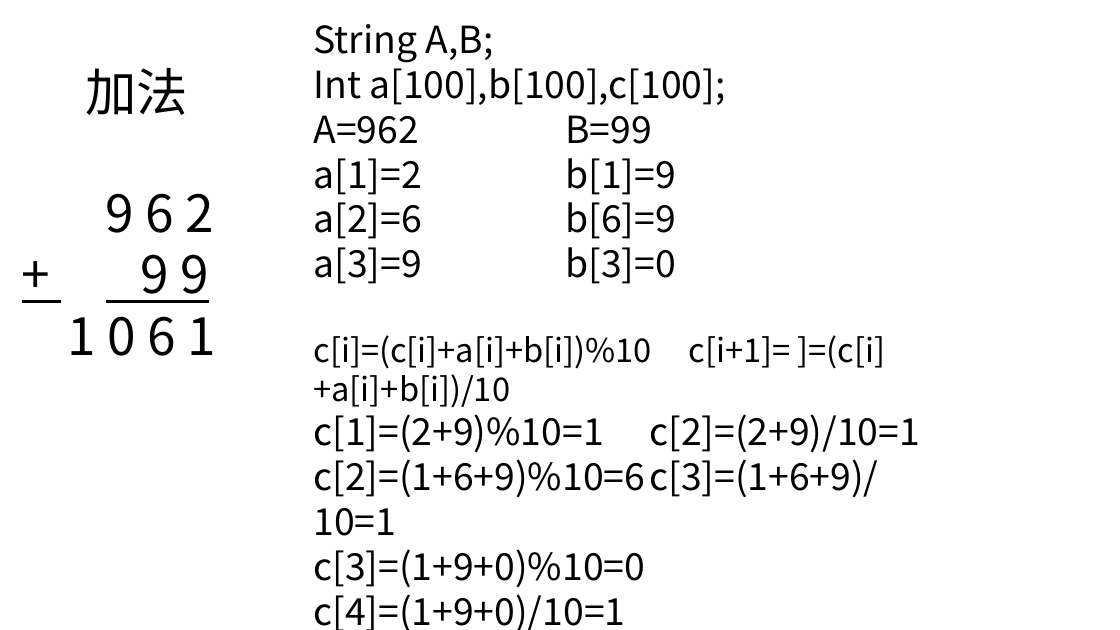
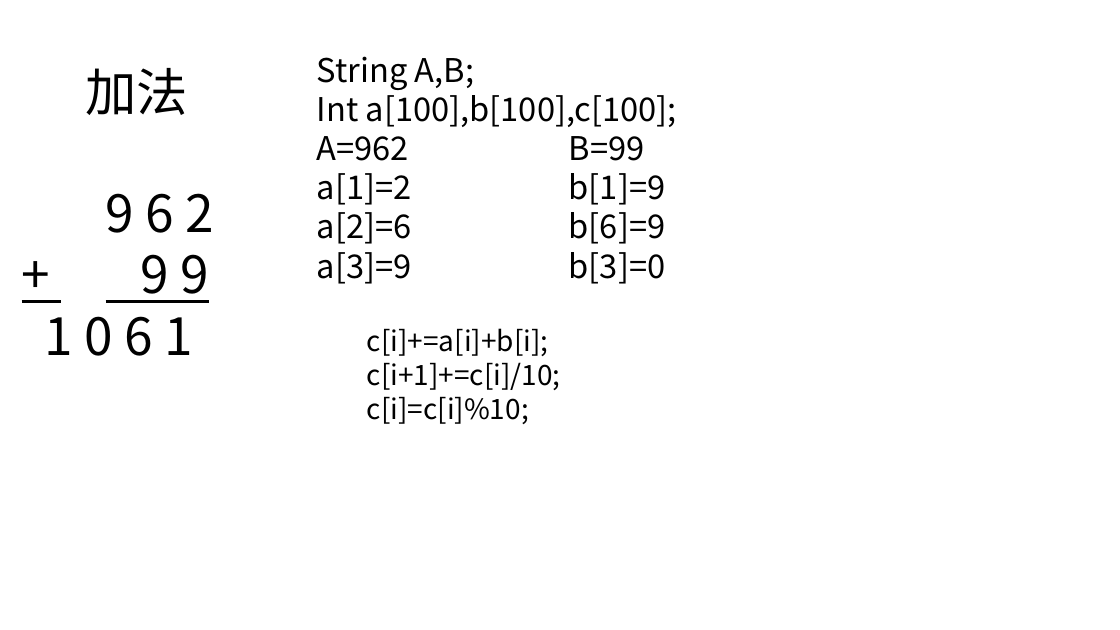
Before and after one commit to Adnios/Class, a slide deck: slide 6 of C++资料包/递推与递归/递推与递归.pptx. Drawn at 1120x630 pixels with LibreOffice and Linux fonts; fonts in the diff are those of the drawing. Boxes give left, top, right and bottom in pixels: in the first picture for what was removed or moved away, otherwise in the second. Text is boxed around its words. In the diff, an @@ line names an element or a change of style, - is before the commit and + after.

```diff
--- a/C++资料包/递推与递归/递推与递归.pptx
+++ b/C++资料包/递推与递归/递推与递归.pptx
@@ text "String A,B;": place and size @@
-text "String A,B;" at <box>313,24,920,630</box>
+text "String A,B;" at <box>317,56,677,424</box>
@@ text at <box>317,56,677,284</box>: size 32 to 28 pt in "String A,B;", "Int a[100],b[100],c[100];", "A=962 B=99", "a[1]=2 b[1]=9" and 2 more places @@
@@ text "9 6 2" rewrapped from <box>68,193,215,356</box> to <box>45,193,213,356</box> @@
@@ text at <box>367,328,561,424</box>: text changed; size 32 to 24 pt @@
-c[i]=(c[i]+a[i]+b[i])%10 c[i+1]= ]=(c[i]+a[i]+b[i])/10
-c[1]=(2+9)%10=1 c[2]=(2+9)/10=1
-c[2]=(1+6+9)%10=6 c[3]=(1+6+9)/10=1
-c[3]=(1+9+0)%10=0 c[4]=(1+9+0)/10=1
+c[i]+=a[i]+b[i];
+c[i+1]+=c[i]/10;
+c[i]=c[i]%10;
```
Also in this commit, not shown: 1 other slide changed, 16 other files.
